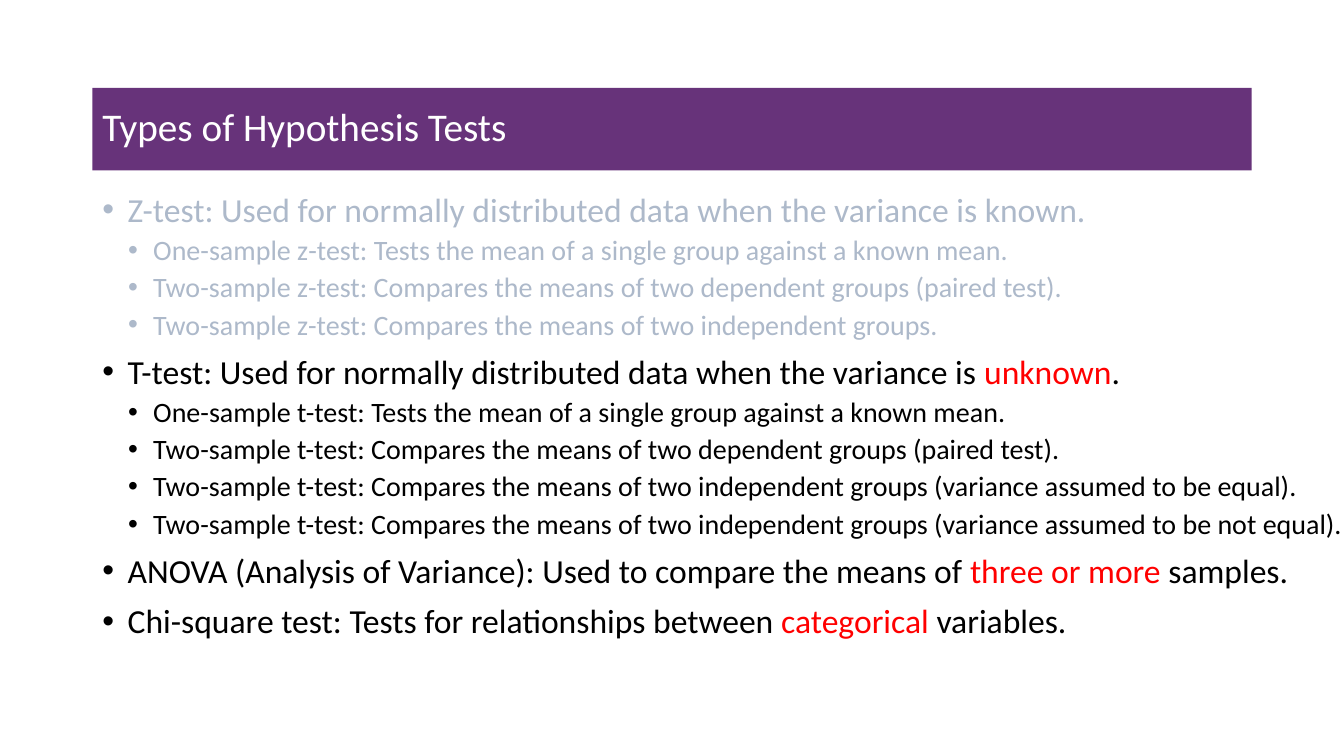
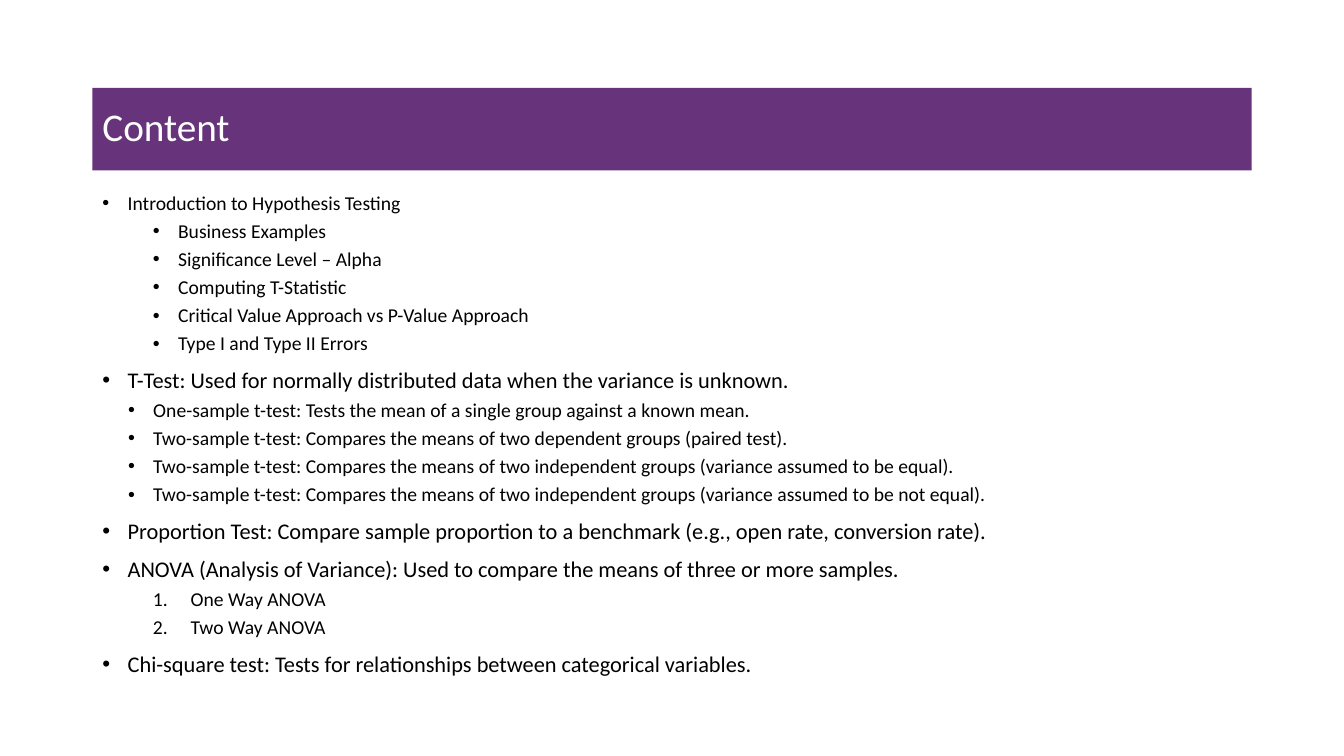
Before and after one commit to msfasha/307102-Descriptive-Statistics-for-Business, a slide deck: slide 2 of Part 2 - Inferential Statisitcs/Part 2.3 - Introduction to Hypothesis Testing/Part 2.3 - Introduction to Hypthesis Testing.pptx (slide 12 before the commit). Drawn at 1344x756 pixels with LibreOffice and Linux fonts; fonts in the diff are those of the drawing; background and template pictures are left out. Boxes give left, top, right and bottom in pixels: in the first picture for what was removed or moved away, otherwise in the second. Text is boxed around its words. In the diff, an @@ line names an element or a change of style, - is before the commit and + after.

Commit message:
some enhancements on testing proportions

```diff
--- a/Part 2 - Inferential Statisitcs/Part 2.3 - Introduction to Hypothesis Testing/Part 2.3 - Introduction to Hypthesis Testing.pptx
+++ b/Part 2 - Inferential Statisitcs/Part 2.3 - Introduction to Hypothesis Testing/Part 2.3 - Introduction to Hypthesis Testing.pptx
@@ title at [102,115,229,142]: text changed @@
-Types of Hypothesis Tests
+Content
@@ text at [128,196,788,392]: text changed; size 20 to 14 pt; text colour #ADB9CA to #000000 @@
-• Z-test: Used for normally distributed data when the variance is known.
-  • One-sample z-test: Tests the mean of a single group against a known mean.
-  • Two-sample z-test: Compares the means of two dependent groups (paired test).
-  • Two-sample z-test: Compares the means of two independent groups.
-• T-test: Used for normally distributed data when the variance is unknown.
+• Introduction to Hypothesis Testing
+  • Business Examples
+  • Significance Level – Alpha
+  • Computing T-Statistic
+  • Critical Value Approach vs P-Value Approach
+  • Type I and Type II Errors
+• T-Test: Used for normally distributed data when the variance is unknown.
@@ text at [128,403,985,676]: size 20 to 14 pt in "One-sample t-test: Tests the mean of a ...", "Two-sample t-test: Compares the means of two ...", "Two-sample t-test: Compares the means of two ...", "Two-sample t-test: Compares the means of two ..."; size 24 to 16 pt in "ANOVA (Analysis of Variance): Used to compare ...", "Chi-square test: Tests for relationships between categorical ..."; text colour #FF0000 to #000000 in "three or more", "categorical" @@
@@ text at [128,523,986,543]: paragraph added @@
+• Proportion Test: Compare sample proportion to a benchmark (e.g., open rate, conversion rate).
@@ text at [191,593,325,637]: paragraphs added @@
+  1. One Way ANOVA
+  2. Two Way ANOVA
```
Also in this commit, not shown: 23 other slides changed, 13 slides added, 7 slides removed, 5 other files.
